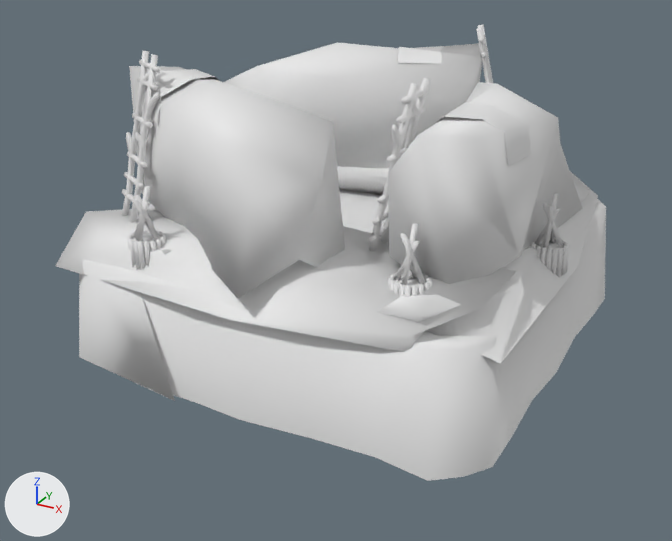
One commit to the COLLADA model art/meshes/structural/paiute/temple.dae: the scene before it, then after it.
Camera for both pictures: a 50 mm lens placed at (23.4, -44.6, 19.7), pointed at (-0.3, -1.6, -1.8). Lighting does not change. The marker at lower left points along +X, +Y and +Z. The first picture is the older version. Materials are left out; every surface is plain grey. Where no turn or scale is listed for an object, it has been applied to the vertices.

In view in the first picture: 'temple'.
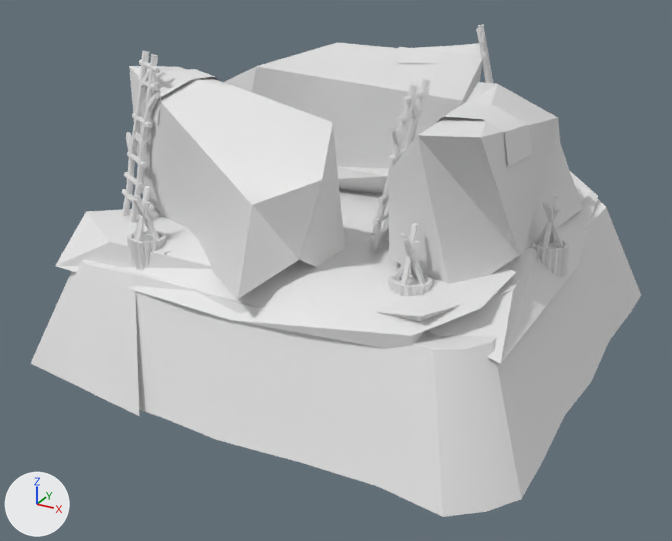
Where the newer file only moved an object's origin or applied its transform, the numbers keep the older frame.

Location of each change, [x1, y1, x2, y2] in pixels of the pictures (672 x 541 px; the box of a moved part takes in the faces that stretch with it):
'temple', reshaped, shading changed (11% wider, 8% taller)
    before: [55, 25, 606, 481]
    after: [31, 25, 641, 517]
part 1 of me_cubo_004, moved or reshaped
    before: [79, 208, 606, 481]
    after: [31, 208, 641, 517]
part 2 of me_cubo_004, shading changed
    before: [55, 25, 606, 481]
    after: [31, 25, 641, 517]

The change in detail:
me_cubo_004 is used by ob_temple; location (0.0, 0.0, 0.0).
me_cubo_004 had 2129 vertices, 3520 faces and spanned x -13.1..12.5, y -12.5..13.4, z -5.9..10.5.
me_cubo_004 now has 2129 vertices, 3520 faces and spans x -14.5..14.4, y -14.2..15.4, z -5.9..10.5.
me_cubo_004 part 1: all 32 vertices in x -12.5..12.5, y -12.2..13.3, z -5.9 are scaled about their middle by (1.16, 1.16, 1).
me_cubo_004 part 2: edges marked sharp go from 0 to 2884.
